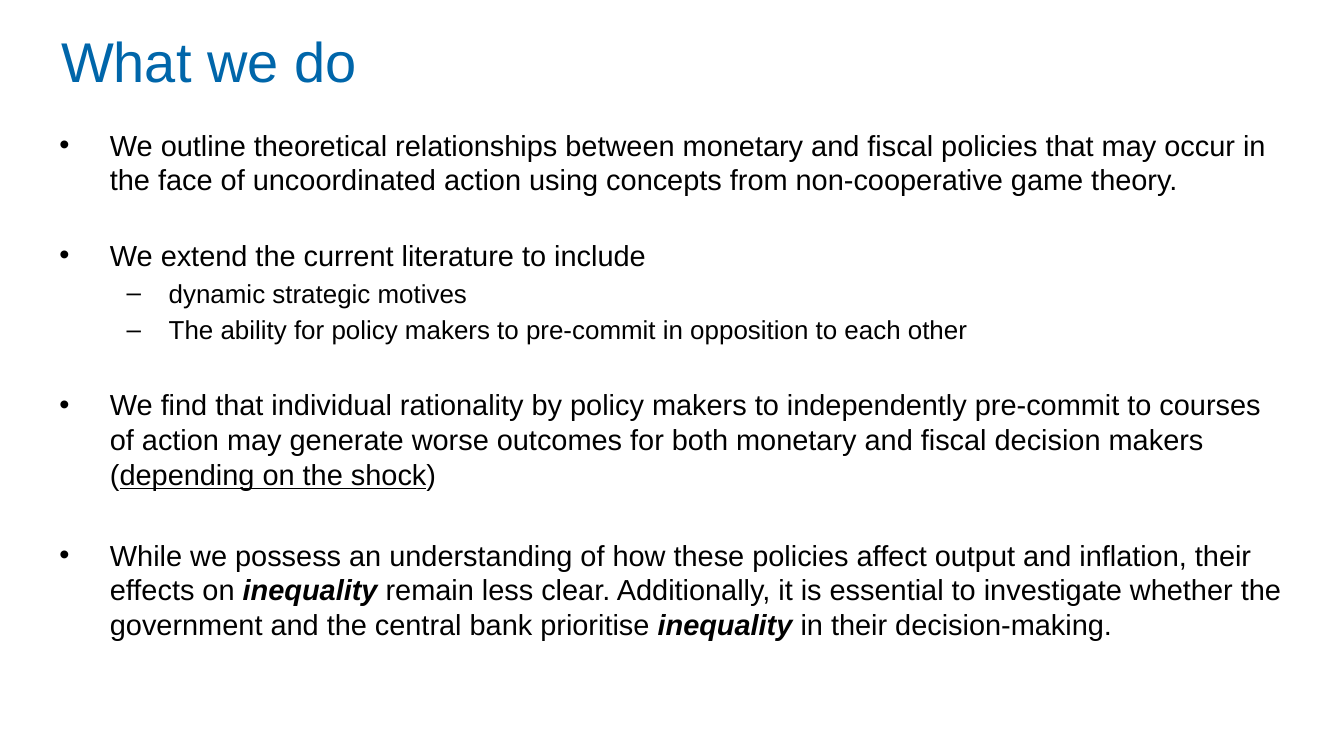
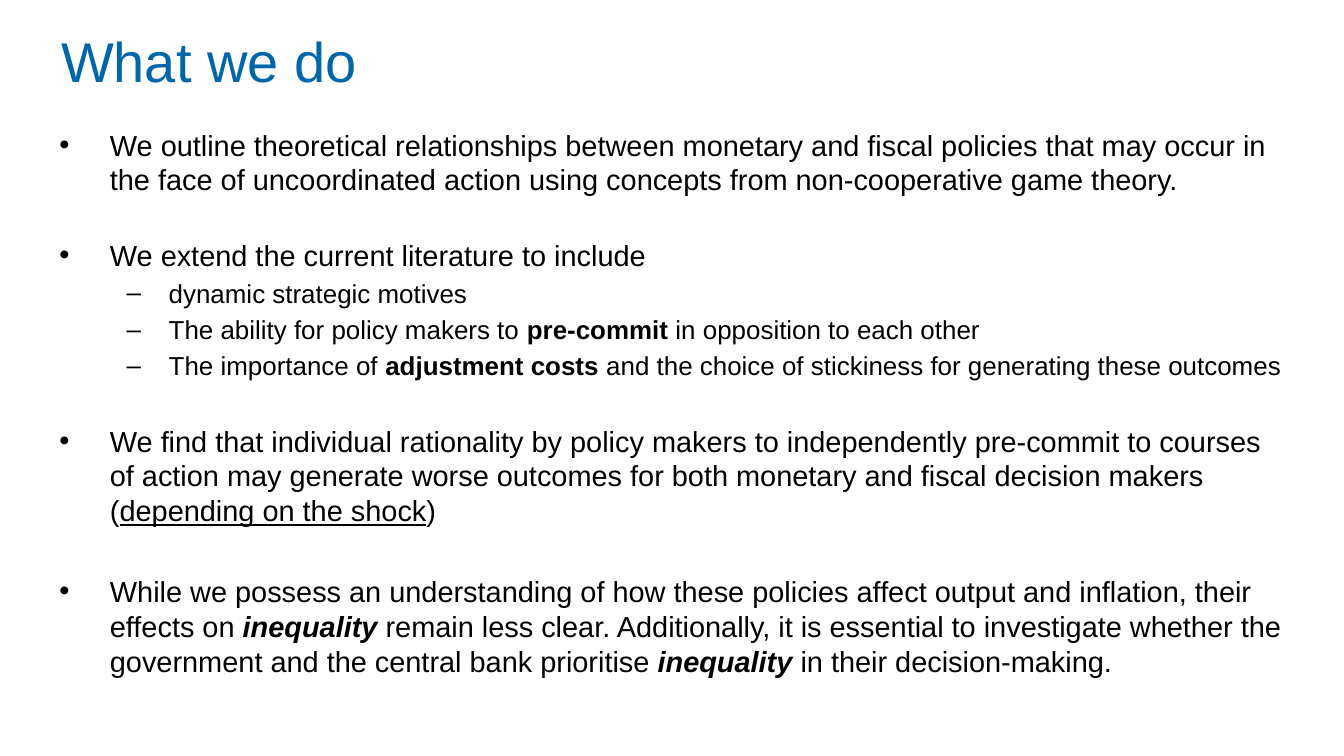
Before and after one commit to Zjub/TVHENZ, a slide deck: slide 2 of MF coordination/SI_game/Monetary and Fiscal Policy Coordination.pptx. Drawn at 1344x756 pixels with LibreOffice and Linux fonts; fonts in the diff are those of the drawing. Boxes give left, top, right and bottom in pixels: in the first picture for what was removed or moved away, otherwise in the second. Text is boxed around its words. In the diff, an @@ line names an element or a change of style, - is before the commit and + after.

```diff
--- a/MF coordination/SI_game/Monetary and Fiscal Policy Coordination.pptx
+++ b/MF coordination/SI_game/Monetary and Fiscal Policy Coordination.pptx
@@ text at box(169, 320, 979, 345): bold on in "pre-commit" @@
@@ text at box(169, 356, 1280, 381): paragraph added @@
+  – The importance of adjustment costs and the choice of stickiness for generating these outcomes
```
Also in this commit, not shown: 11 other slides changed, 2 slides added.
